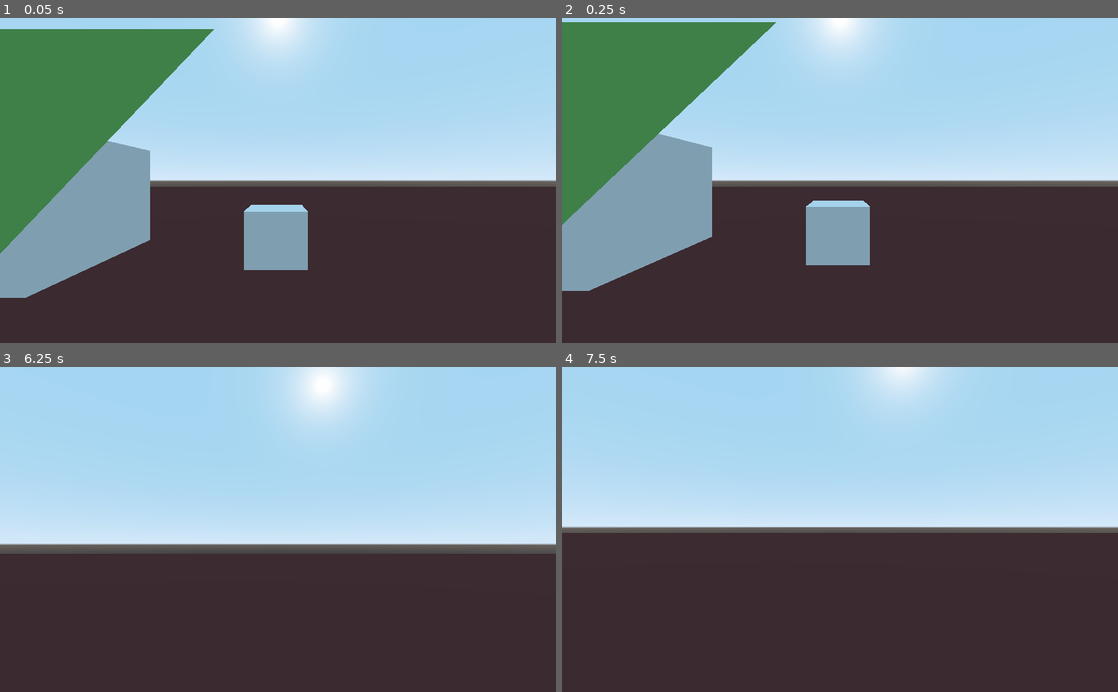
Above: before the commit, frames 1-4 (two rows, left to right).
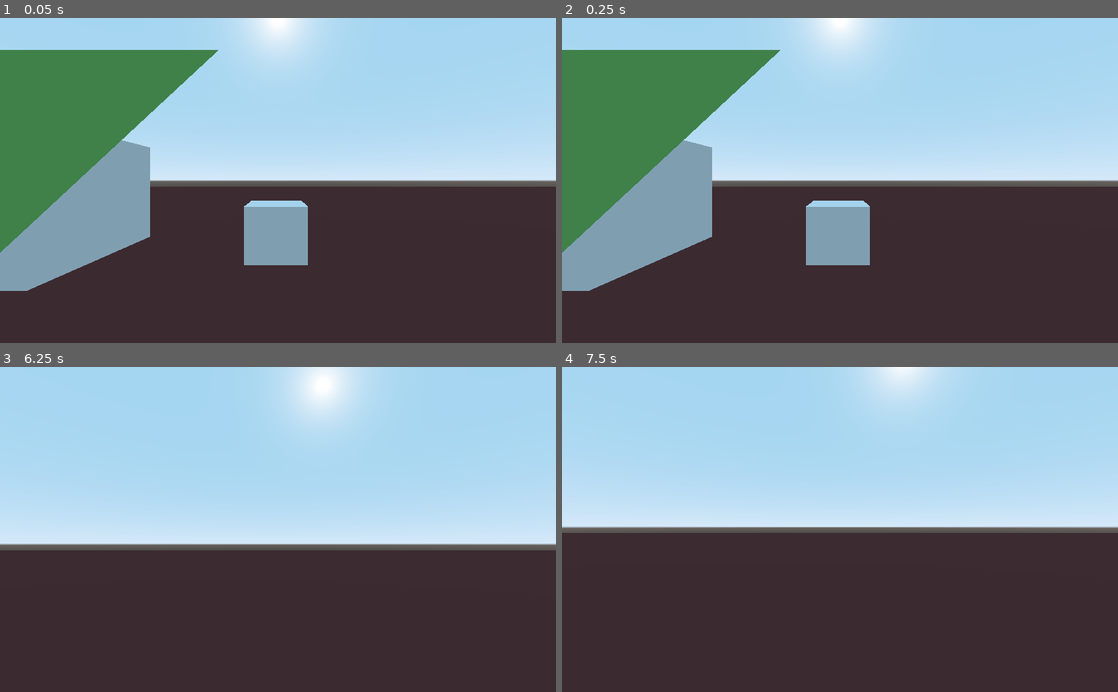
Above: after the commit, the same moments.

Repository: texaco/FPS-base
Game: Godot game, scene res://World.tscn
Two runs of this game, one before a commit and one after it. Both use one fixed random seed, a clock stepped at 60 frames per second and the inputs below.
Inputs (mouse positions are in pixels of both pictures, inside the frame that each line leads up to):
- Up to frame 1 (0.05 s): no input
- Up to frame 2 (0.25 s): no input
- Up to frame 3 (6.25 s): tap Enter at 0.5, 2.75, 4.25 s; move the mouse to (305, 529) at 0.52 s; hold Shift (run) 0.53-1.28 s; hold Up (ui_up) 0.53-5.78 s; tap Space (jump) at 0.77, 1.52, 2, 3.02, 3.5, 3.77, 4.52, 5, 6.02 s; move the mouse to (250, 529) at 1.27 s; tap Shift (run) every 1.5 s from 1.35 to 5.85 s; move the mouse to (289, 523) at 2.02 s; hold Shift (run) 2.03-2.78 s; move the mouse to (272, 536) at 2.77 s; move the mouse to (316, 532) at 3.52 s; hold Shift (run) 3.53-4.28 s; move the mouse to (233, 526) at 4.27 s; move the mouse to (283, 529) at 5.02 s; hold Shift (run) 5.03-5.78 s; move the mouse to (255, 523) at 5.77 s; hold Right (ui_right) from 5.78 s (still down)
- Up to frame 4 (7.5 s): move the mouse to (867, 529) at 6.52 s; release Right (ui_right) at 6.53 s; hold Shift (run) 6.53-7.28 s; hold Up (ui_up) from 6.53 s (still down); tap Space (jump) at 6.77 s; move the mouse to (812, 529) at 7.27 s; tap Shift (run) at 7.35 s

The runs differ from the first frame. In frame 1, 4.7% of the frame differs, in the area x 0-56%, y 3-87%; in frame 2, 6.4%, in the area x 0-40%, y 1-73%; in frame 3, 1.0%; in frame 4, nothing differs.

Commit message:
Separated foot logic from player

Diff:
--- /dev/null
+++ b/Foot.gd
@@ -0,0 +1,4 @@
+extends RayCast
+
+func getSlopeAngle():
+	return rad2deg(acos(get_collision_normal().dot(Vector3(0, 1, 0))))
--- /dev/null
+++ b/Foot.tscn
@@ -0,0 +1,9 @@
+[gd_scene load_steps=2 format=2]
+
+[ext_resource path="res://Foot.gd" type="Script" id=1]
+
+[node name="Foot" type="RayCast"]
+transform = Transform( 1, 0, 0, 0, 1, 0, 0, 0, 1, 0, 0.0690839, 0 )
+enabled = true
+cast_to = Vector3( 0, -0.4, 0 )
+script = ExtResource( 1 )
--- a/Player.gd
+++ b/Player.gd
@@ -31,6 +31,9 @@
 const MAX_STAIR_SLOPE = 20
 const STAIR_JUMP_HEIGHT = 6
 
+# debug funtions
+var floor_angle
+
 func _process(delta):
 	aim()
 	if flying:
@@ -41,6 +44,8 @@
 func _input(event):
 	if event is InputEventMouseMotion:
 		camera_change = event.relative
+	if Input.is_action_just_pressed("ui_page_down"):
+		print (floor_angle)
 
 func getDirection():
 	var dir = Vector3()
@@ -67,9 +72,8 @@
 
 	if is_on_floor():
 		has_contact = true
-		var n = $Foot.get_collision_normal()
-		var floor_angle = rad2deg(acos(n.dot(Vector3(0, 1, 0))))
-		if floor_angle > MAX_SLOPE_ANGLE:
+
+		if $Foot.getSlopeAngle() > MAX_SLOPE_ANGLE:
 			velocity.y += gravity * delta
 
 	else:
--- a/World.tscn
+++ b/World.tscn
@@ -1,7 +1,8 @@
-[gd_scene load_steps=12 format=2]
+[gd_scene load_steps=13 format=2]
 
 [ext_resource path="res://World.gd" type="Script" id=1]
 [ext_resource path="res://Player.gd" type="Script" id=2]
+[ext_resource path="res://Foot.tscn" type="PackedScene" id=3]
 
 [sub_resource type="CubeMesh" id=1]
 
@@ -62,7 +63,7 @@
 shape = SubResource( 2 )
 
 [node name="Player" type="KinematicBody" parent="."]
-transform = Transform( 1, 0, 0, 0, 1, 0, 0, 0, 1, 0, 0.247506, 0 )
+transform = Transform( 1, 0, 0, 0, 1, 0, 0, 0, 1, 0, -0.000941277, 0 )
 script = ExtResource( 2 )
 
 [node name="Head" type="Spatial" parent="Player"]
@@ -74,10 +75,7 @@
 transform = Transform( 1, 0, 0, 0, -4.37114e-08, -1, 0, 1, -4.37114e-08, 0, 1.5962, 0 )
 shape = SubResource( 3 )
 
-[node name="Foot" type="RayCast" parent="Player"]
-transform = Transform( 1, 0, 0, 0, 1, 0, 0, 0, 1, 0, 0.320427, 0 )
-enabled = true
-cast_to = Vector3( 0, -0.4, 0 )
+[node name="Foot" parent="Player" instance=ExtResource( 3 )]
 
 [node name="StairCatcher" type="RayCast" parent="Player"]
 
@@ -92,7 +90,7 @@
 shape = SubResource( 5 )
 
 [node name="ramp" type="MeshInstance" parent="."]
-transform = Transform( 14.2982, 0, 0, 0, 9.79443, 10.4167, 0, -10.4167, 9.79443, -8.61919, 1.41953, -0.178701 )
+transform = Transform( 14.2982, 0, 0, 0, 8.92535, 11.1704, 0, -11.1704, 8.92535, -8.61919, 1.41953, -0.178701 )
 mesh = SubResource( 7 )
 material/0 = SubResource( 8 )
 
